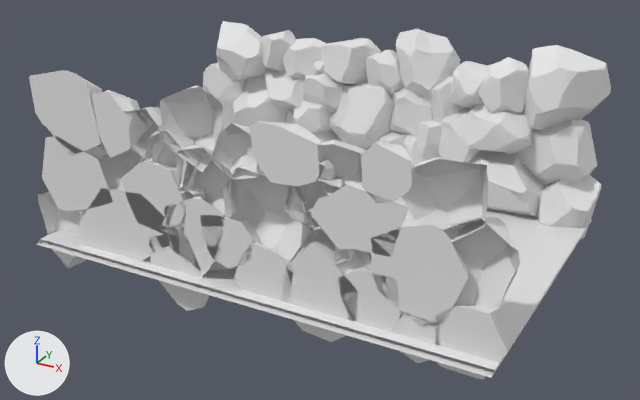
The FBX model Assets/Models/cave_horizontal_topless.fbx, before and after one commit.
Rendered twice from a camera (50 mm lens) standing at (15.1, -27.7, 15.1) and looking at (0.2, -0.5, 1.5). Every picture has the same lights, and +X, +Y and +Z are marked at lower left. Where no turn or scale is listed for an object, it has been applied to the vertices.

Before the edit, the objects in view are built like this:
```python
me_cube_026 = bpy.data.meshes.new('Cube.026')
me_cube_026.from_pydata(...)  # 18 vertices, 14 faces; spans x -9.8..9.7, y -5.0..5.0, z -0.1..0.1
me_cube_026.materials.append(mat_material)  # white #e7e7e7
me_cube_054 = bpy.data.meshes.new('Cube.054')
me_cube_054.from_pydata(...)  # 6528 vertices, 5919 faces; spans x -2.4..16.4, y -1.6..0.1, z -6.6..2.1
me_cube_073 = bpy.data.meshes.new('Cube.073')
me_cube_073.from_pydata(...)  # 5499 vertices, 4936 faces; spans x -13.1..5.6, y 0.0..1.5, z -6.5..2.0
ob_cube = bpy.data.objects.new('Cube', me_cube_026)
ob_cube.location = (0.0, 0.0, 0.0)
ob_cube.scale = (0.932, 1.24, 1.0)
ob_cube_049 = bpy.data.objects.new('Cube.049', me_cube_054)
ob_cube_049.location = (-7.11, 5.66, 4.98)
ob_cube_067 = bpy.data.objects.new('Cube.067', me_cube_073)
ob_cube_067.location = (3.75, -5.61, 5.04)
```
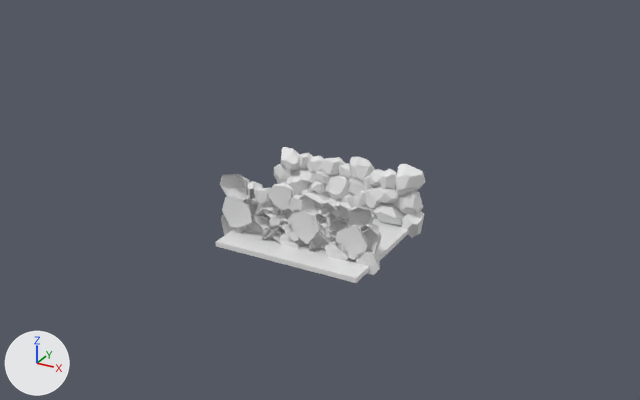
What differs and where, as boxes (x1, y1, x2, y2) in the pictures (640 x 400 px):
'Cube.067', deleted
    before: (29, 70, 520, 380)
'Cube.049', deleted
    before: (203, 21, 611, 240)
'Cube', reshaped, rescaled
    before: (37, 168, 592, 378)
    after: (216, 219, 409, 283)
'Cube.001', added
    after: (220, 174, 382, 275)
'Cube.118', added
    after: (274, 147, 425, 238)

The edits, one by one:
me_cube_026 is used by ob_cube; location (0.0, 0.0, 0.0); scale (0.932, 1.24, 1.0).
me_cube_026 had 18 vertices, 14 faces and spanned x -9.8..9.7, y -5.0..5.0, z -0.1..0.1.
me_cube_026 now has 8 vertices, 6 faces and spans x -1.0..1.0, y -1.0..1.0, z -1.0..1.0.
me_cube_026 part 1: the whole mesh is rebuilt.
Mesh me_cube_001 is new.
It has 7265 vertices, 6643 faces and spans x -3.98..2.86, y -0.01..0.66, z -2.46..0.7.
Mesh me_cube_058 is new.
It has 7265 vertices, 6643 faces and spans x -2.86..3.98, y -0.66..0.01, z -2.46..0.7.
Object 'Cube.049' (ob_cube_049) is deleted.
Object 'Cube' (ob_cube) is rescaled from (0.932, 1.24, 1.0) to (3.0, 3.0, 0.1).
Object 'Cube.067' (ob_cube_067) is deleted.
Object 'Cube.001' (ob_cube_001) is new; it shows me_cube_001.
Its location is (0.57, -2.0, 1.92).
Object 'Cube.118' (ob_cube_118) is new; it shows me_cube_058.
Its location is (-0.53, 2.0, 1.92).
